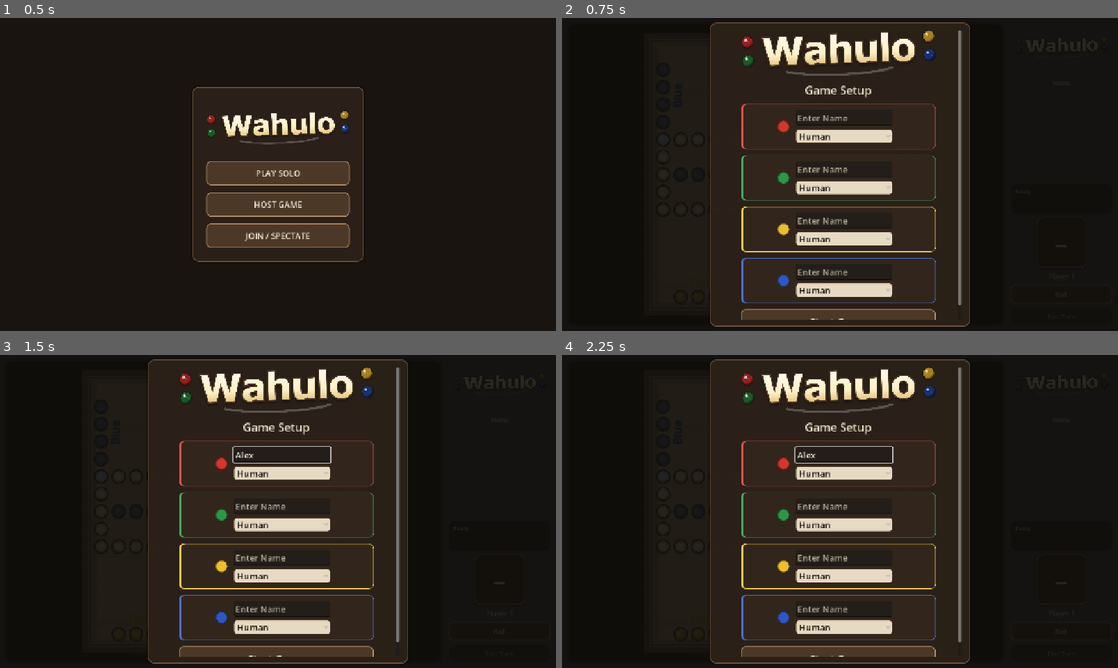
Above: before the commit, frames 1-4 (two rows, left to right).
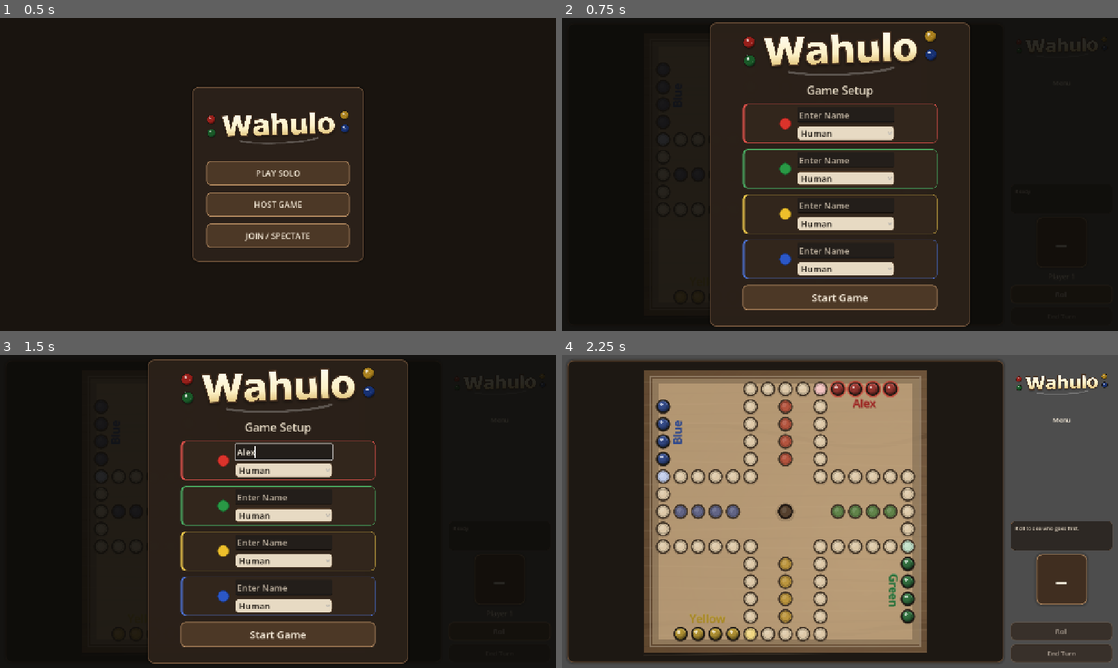
Above: after the commit, the same moments.

Repository: ItsTheMcCoy/wahoo-app
Game: Godot game, scene res://scenes/HomeScreen.tscn
The game is run twice, just before and just after one commit, with the same random seed, the same clock (stepped at 60 frames per second) and the same inputs.
Inputs (mouse positions are in pixels of both pictures, inside the frame that each line leads up to):
- Up to frame 1 (0.5 s): no input
- Up to frame 2 (0.75 s): click "PLAY SOLO" at 0.5 s
- Up to frame 3 (1.5 s): click (283, 455) at 1.27 s; type "Alex" at 1.35 s
- Up to frame 4 (2.25 s): click "Start Game" at 2 s

Frame 1 is identical in both runs. In frame 2, 12% of the frame differs, in the area x 32-72%, y 4-97%; in frame 3, 12%; in frame 4, 71%, in the area x 0-100%, y 0-100%.

Commit message:
Reduce vertical padding inside player cards on Game Setup screen
card_vpad (7 px * ui_scale) replaces card_pad (14 px * ui_scale) for
the top and bottom content margins of each player card, halving the
vertical breathing room between the card border and the name / profile
fields. Horizontal padding is unchanged.

Rebuilt web export.

Co-Authored-By: Claude Sonnet 4.6 <noreply@anthropic.com>

Diff:
--- a/godot/scripts/main.gd
+++ b/godot/scripts/main.gd
@@ -728,6 +728,7 @@
 		setup_title.add_theme_font_size_override("font_size", roundi(26.0 * ui_scale))
 
 	var card_pad      := roundi(14.0 * ui_scale)
+	var card_vpad     := roundi(7.0 * ui_scale)
 	var card_w        := roundi((panel_w - 2.0 * hpad) * 0.80)
 	var wordmark_aspect := 1400.0 / 520.0
 	if WORDMARK_TEXTURE != null:
@@ -782,8 +783,8 @@
 		if cs != null:
 			cs.content_margin_left   = card_pad
 			cs.content_margin_right  = card_pad
-			cs.content_margin_top    = card_pad
-			cs.content_margin_bottom = card_pad
+			cs.content_margin_top    = card_vpad
+			cs.content_margin_bottom = card_vpad
 		right_spacers[i].custom_minimum_size = Vector2.ZERO
 
 	for opt in _seat_options():
Not shown, changed: godot/build/web/index.html
Not shown, changed: godot/build/web/index.pck
